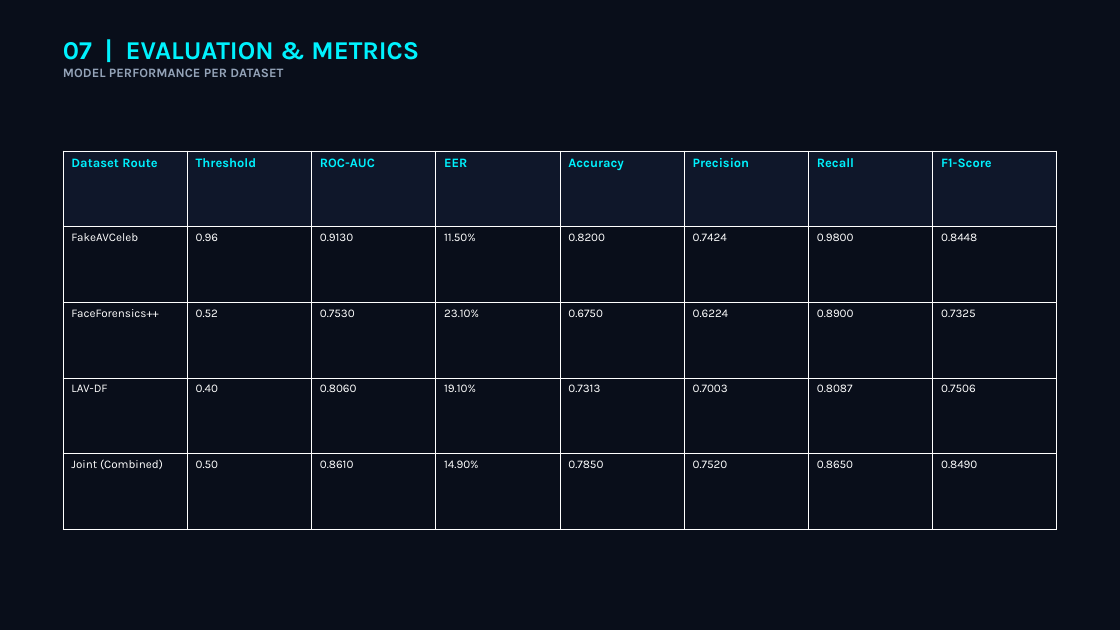
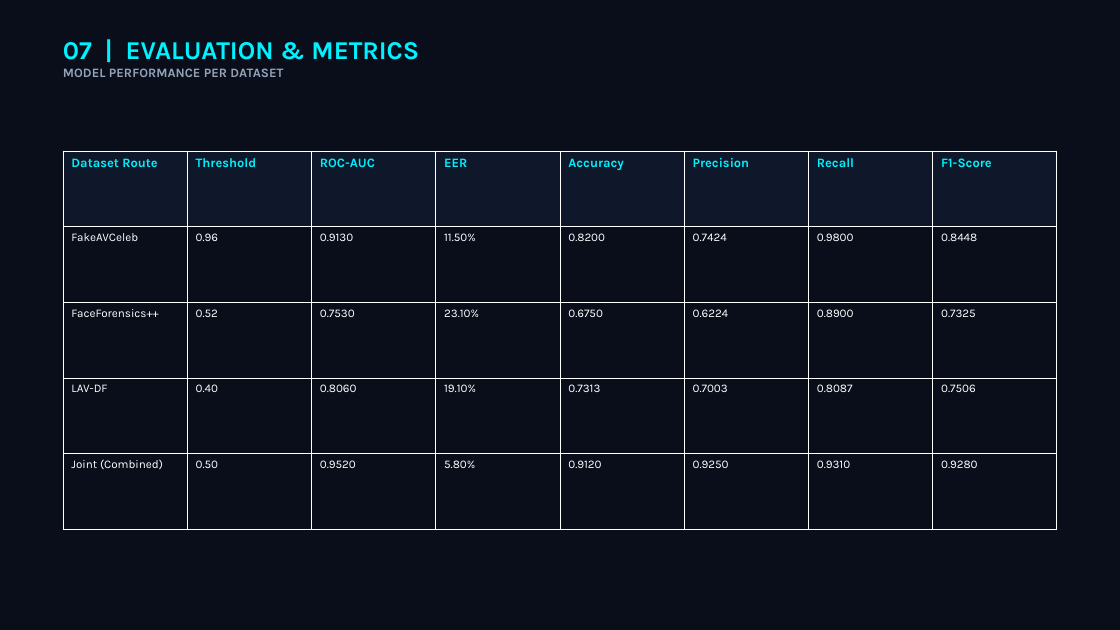
Before and after one commit to PrabhuVineeth/Multi-Modal-Deepfake-Detection-System, a slide deck: slide 8 of Robust_Explainable_MDDS_Presentation.pptx. Drawn at 1120x630 pixels with LibreOffice and Linux fonts; fonts in the diff are those of the drawing. Boxes give left, top, right and bottom in pixels: in the first picture for what was removed or moved away, otherwise in the second. Text is boxed around its words. In the diff, an @@ line names an element or a change of style, - is before the commit and + after.

```diff
--- a/Robust_Explainable_MDDS_Presentation.pptx
+++ b/Robust_Explainable_MDDS_Presentation.pptx
@@ table at <box>63,151,1058,529</box> @@
-row 5: Joint (Combined) | 0.50 | 0.8610 | 14.90% | 0.7850 | 0.7520 | 0.8650 | 0.8490
+row 5: Joint (Combined) | 0.50 | 0.9520 | 5.80% | 0.9120 | 0.9250 | 0.9310 | 0.9280
```
Also in this commit, not shown: 23 other files.
